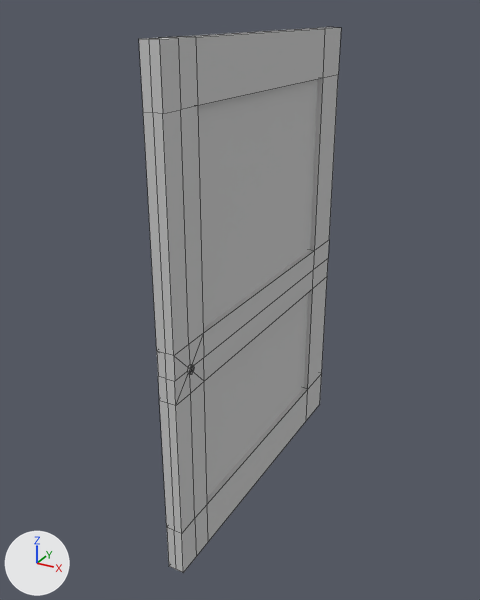
The FBX model Prod/3D/FBX/SM_PorteBureau.fbx as it was, and as the next commit left it.
Before and after are seen from a 50 mm camera at (1.36, -3.46, 2.34) aimed at (-0.07, -0.88, 1.05). The lights are fixed; the arrows at lower left show +X, +Y and +Z. Mesh edges are drawn as thin lines. Where no turn or scale is listed for an object, it has been applied to the vertices.

Objects in the first picture: 'SM_PorteBureau'.
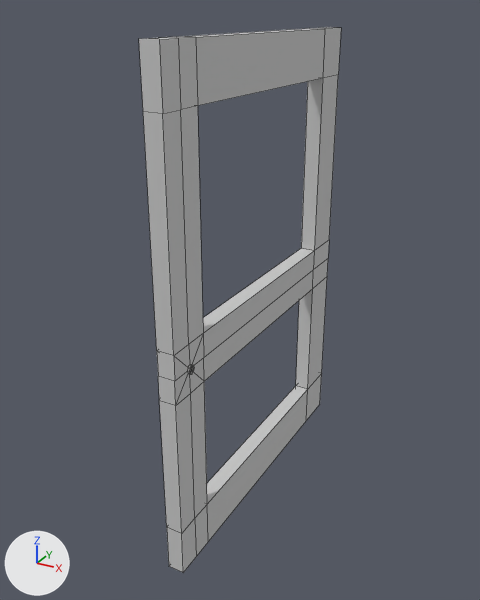
Changed parts and their boxes [x1, y1, x2, y2] in the pictures (480 x 600 px):
part 1 of me_mesh, deleted: before [198, 79, 318, 328]
part 2 of me_mesh, deleted: before [190, 293, 308, 497]
part 3 of me_mesh, cut back: [139, 27, 338, 572] in both

Patch to the scene script:
```diff
--- a/Prod/3D/FBX/SM_PorteBureau.fbx.py
+++ b/Prod/3D/FBX/SM_PorteBureau.fbx.py
@@ me_mesh @@
 # used by ob_sm_portebureau; location = (0.0, 0.0, 0.0)
-me_mesh.from_pydata(...)  # 168 vertices, 158 faces; spans x -0.05..0.05, y -1.6..0.0, z 0.0..2.25
+me_mesh.from_pydata(...)  # 116 vertices, 112 faces; spans x -0.05..0.05, y -1.6..0.0, z 0.0..2.25
+# me_mesh part 1: the loose piece of 12 vertices spanning x -0.01..0.01, y -1.45..-0.15, z 1.05..2.05 is deleted
+# me_mesh part 2: the loose piece of 12 vertices spanning x -0.01..0.01, y -1.45..-0.15, z 0.13..0.93 is deleted
+# me_mesh part 3
+# 28 vertices are removed from x 0.0, y -1.6..0.0, z 0.0..2.25
+# 54 faces are deleted
+# 28 new faces join them
 me_mesh.materials.append(mat_basemat)
-me_mesh.materials.append(mat_material__49)  # light grey #cacaca
```
